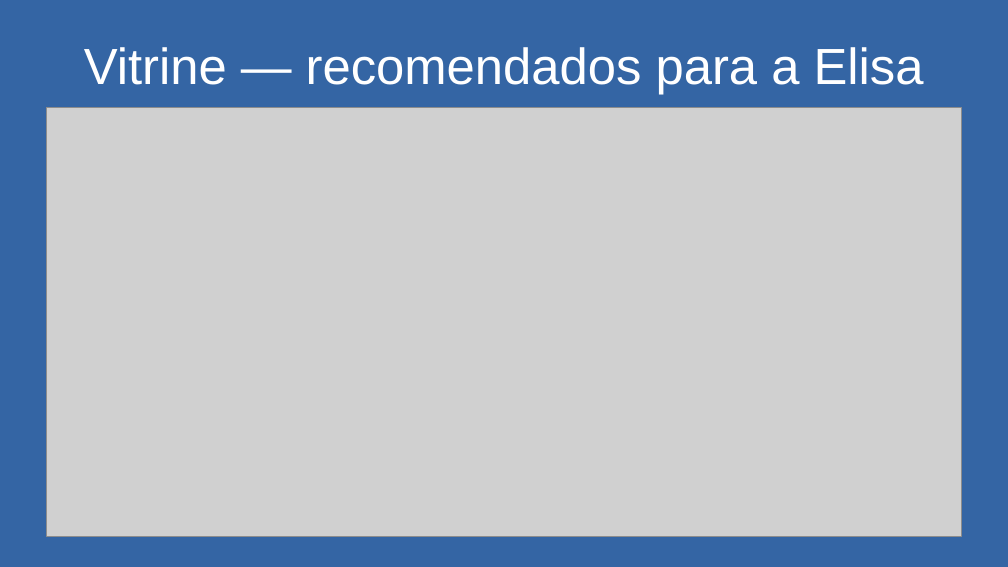
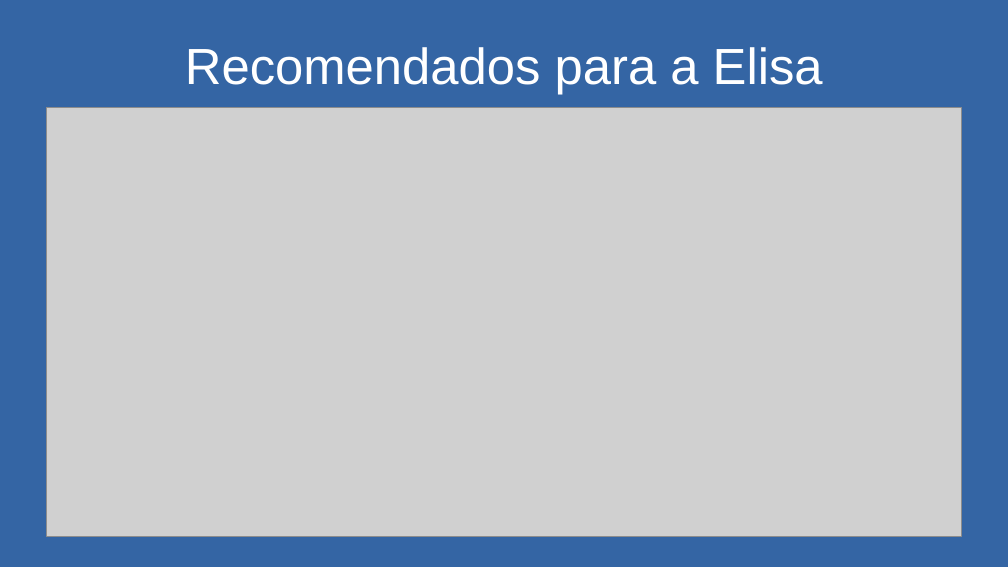
Before and after one commit to matheuskkg/les, a slide deck: slide 97 of docs/entregas/pptxs/24-11/24-11.pptx. Drawn at 1008x567 pixels with LibreOffice and Linux fonts; fonts in the diff are those of the drawing; grey boxes stand for pictures. Boxes give left, top, right and bottom in pixels: in the first picture for what was removed or moved away, otherwise in the second. Text is boxed around its words. In the diff, an @@ line names an element or a change of style, - is before the commit and + after.

```diff
--- a/docs/entregas/pptxs/24-11/24-11.pptx
+++ b/docs/entregas/pptxs/24-11/24-11.pptx
@@ text at (185,47,823,94): text changed @@
-Vitrine — recomendados para a Elisa
+Recomendados para a Elisa
```
Also in this commit, not shown: 58 other slides changed.
